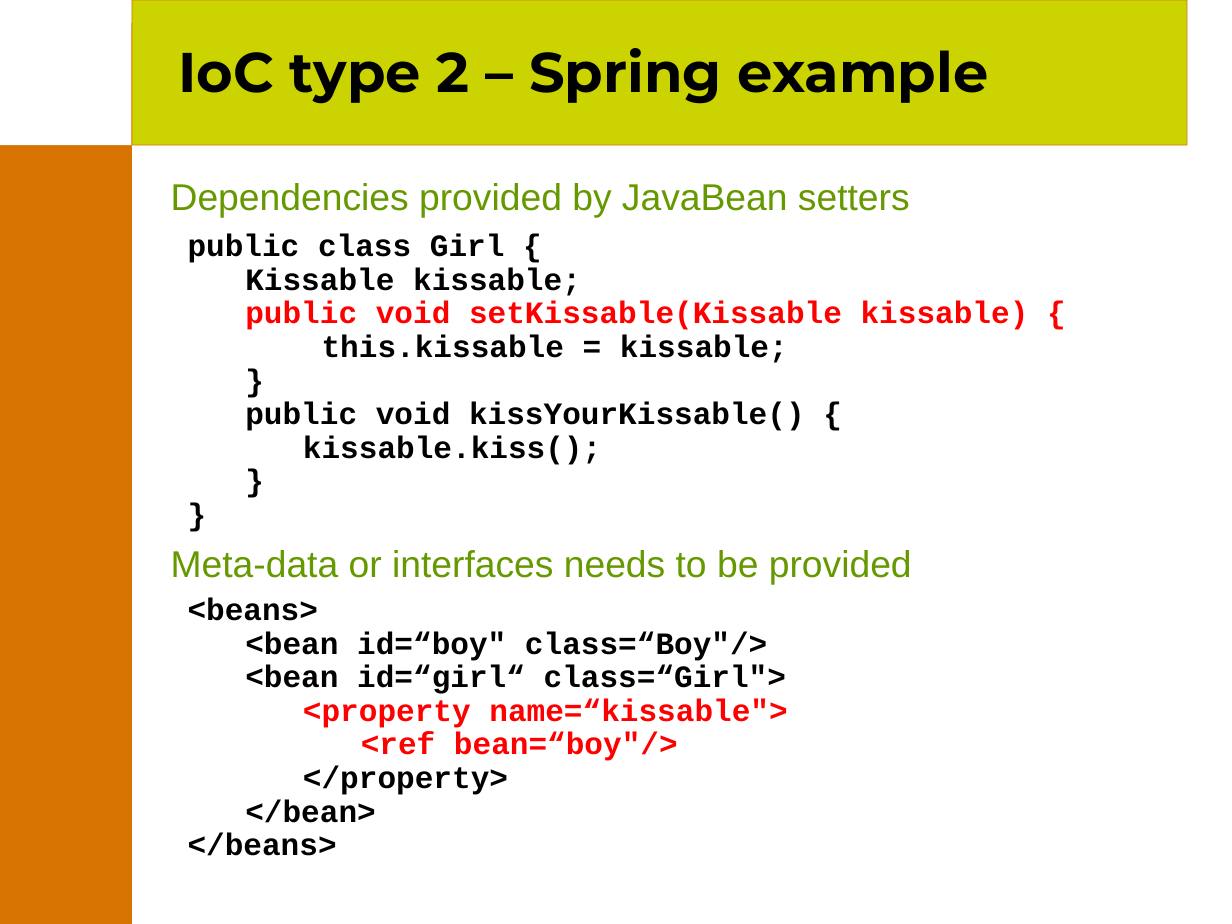
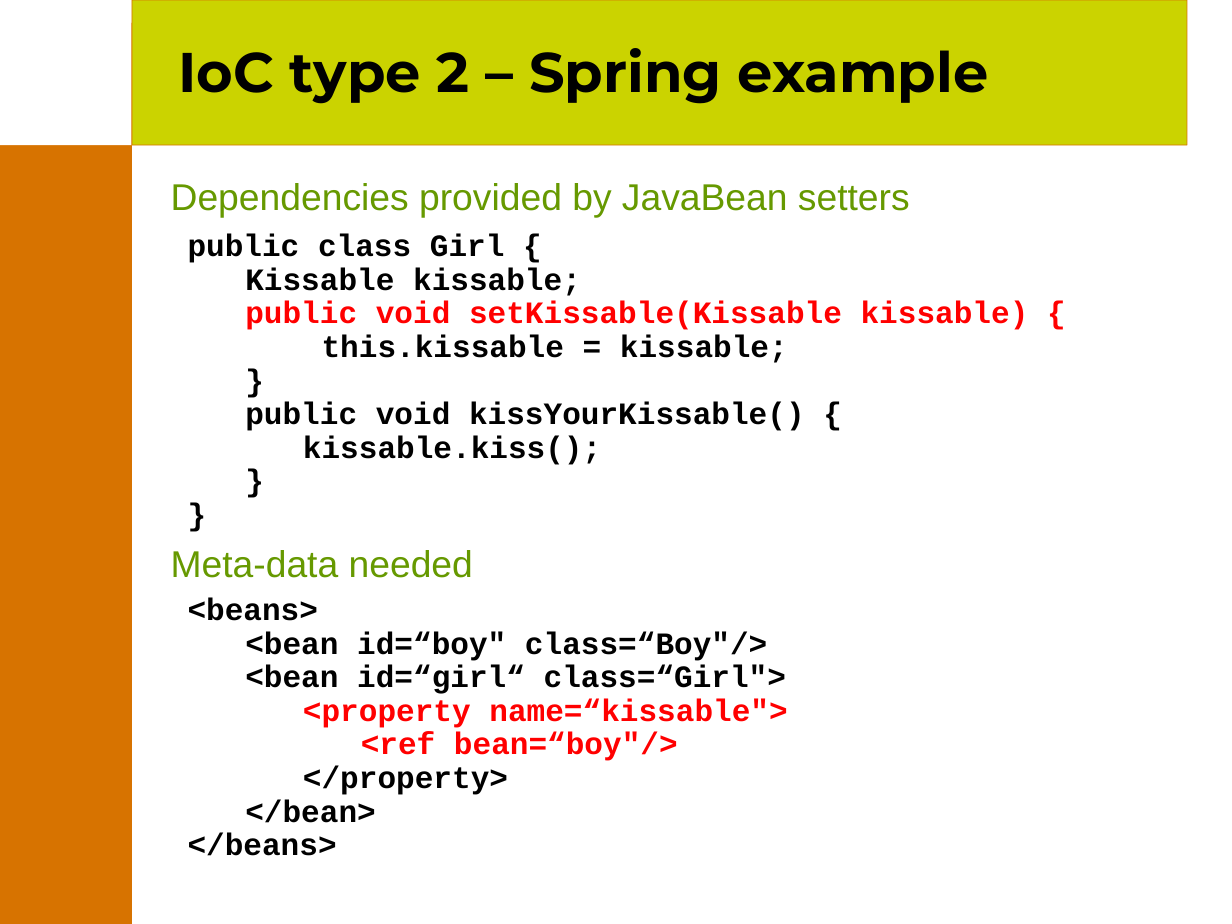
Before and after one commit to joehni/PicoContainer1-CVS, a slide deck: slide 30 of site/presentations/PicoContainer.ppt (slide 18 before the commit). Drawn at 1232x924 pixels with LibreOffice and Linux fonts; fonts in the diff are those of the drawing; background and template pictures are left out. Boxes give left, top, right and bottom in pixels: in the first picture for what was removed or moved away, otherwise in the second. Text is boxed around its words. In the diff, an @@ line names an element or a change of style, - is before the commit and + after.

```diff
--- a/site/presentations/PicoContainer.ppt
+++ b/site/presentations/PicoContainer.ppt
@@ text at (x1=171, y1=550, x2=473, y2=578): text changed @@
-Meta-data or interfaces needs to be provided
+Meta-data needed
```
Also in this commit, not shown: 14 other slides changed, 4 slides added, 7 slides removed.
